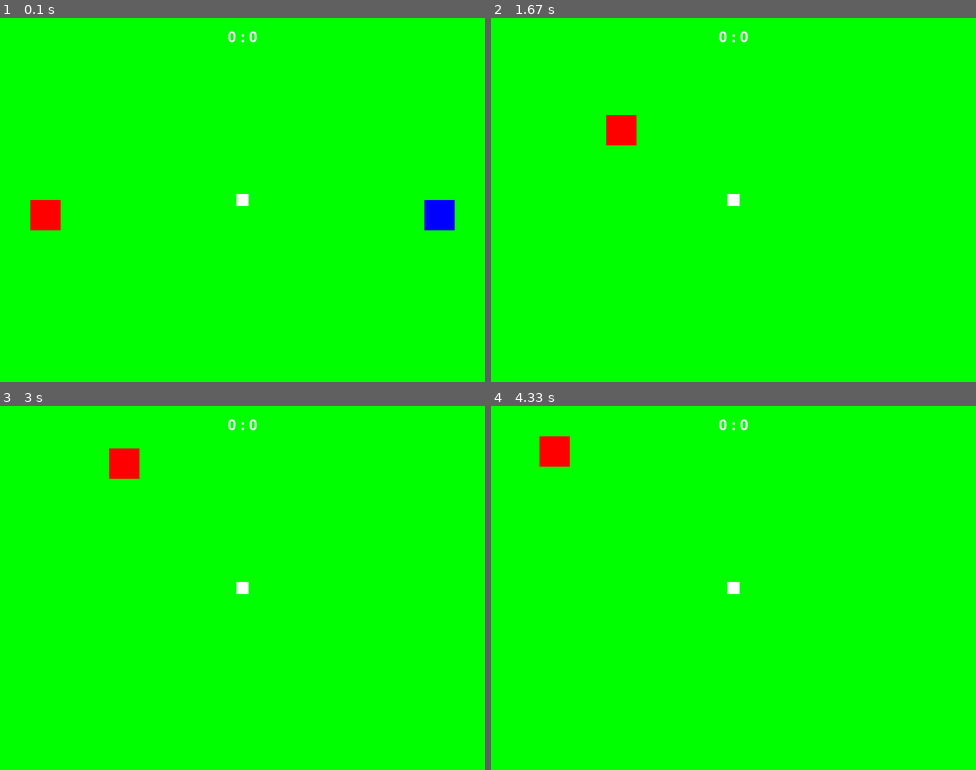
Above: before the commit, frames 1-4 (two rows, left to right).
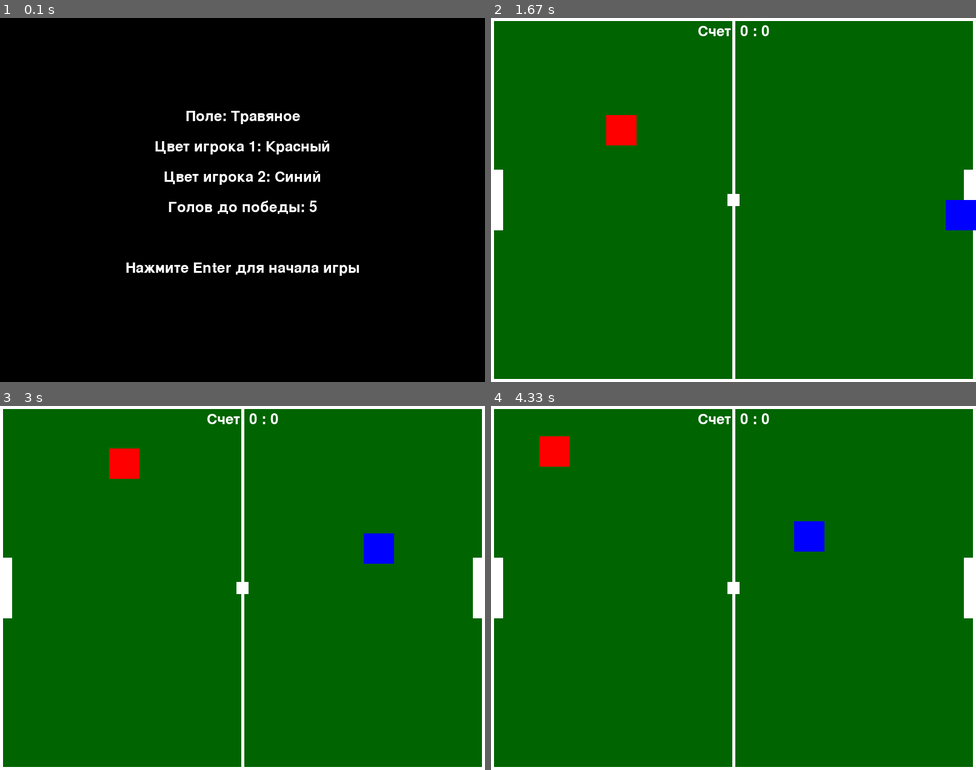
Above: after the commit, the same moments.

Repository: stepik0875/PyGameFootBall
Game: pygame game, started from main.py
The game is run twice, just before and just after one commit, with the same random seed, the same clock (stepped at 60 frames per second) and the same inputs.
Inputs:
- Up to frame 1 (0.1 s): no input
- Up to frame 2 (1.67 s): tap Enter at 0.33 s; hold W 0.67-1.13 s; hold Right 0.67-1.13 s; tap Space at 0.73, 1.03, 1.23, 1.53 s; hold Right 1.17-1.63 s; hold D 1.17-1.63 s
- Up to frame 3 (3 s): hold Up 1.67-1.97 s; hold W 1.67-1.97 s; tap Space at 1.73, 2.07, 2.37, 2.57, 2.87 s; hold Right 2-2.47 s; hold D 2-2.47 s; hold Left from 2.5 s (still down); hold A from 2.5 s (still down)
- Up to frame 4 (4.33 s): release Left at 3.03 s; release A at 3.03 s; hold Down 3.07-3.37 s; hold S 3.07-3.37 s; tap Space at 3.13, 3.47, 3.77, 3.9, 4.3 s; hold Left 3.4-3.8 s; hold A 3.4-3.8 s; hold Up 3.83-4.2 s; hold W 3.83-4.2 s; hold Right from 4.23 s (still down); hold D from 4.23 s (still down)

The runs differ from the first frame. In frame 1, 100% of the frame differs, in the area x 0-100%, y 0-100%; in frame 2, 99%; in frame 3, 99%; in frame 4, 99%.

Commit message:
Update main.py

Diff:
--- a/main.py
+++ b/main.py
@@ -1,25 +1,48 @@
 import pygame
 import random
+import math
+
 
 pygame.init()
+
 
 SCREEN_WIDTH = 800
 SCREEN_HEIGHT = 600
 FPS = 60
 
+
 WHITE = (255, 255, 255)
-GREEN = (0, 255, 0)
-RED = (255, 0, 0)
-BLUE = (0, 0, 255)
 BLACK = (0, 0, 0)
+
+
+player_colors = [
+    (255, 0, 0),
+    (0, 0, 255),
+    (255, 255, 0),
+    (255, 165, 0),
+    (128, 0, 128),
+    (0, 255, 255),
+    (255, 192, 203),
+]
+
+
+player_color_names = [
+    "Красный",
+    "Синий",
+    "Желтый",
+    "Оранжевый",
+    "Фиолетовый",
+    "Голубой",
+    "Розовый"
+]
+
+
+fields = ['Травяное', 'Грунтовое', 'Мини-футбольное']
+
 
 ball_speed = 5
 player_speed = 5
 
-fields = ['Травяное', 'Грунтовое', 'Мини-футбольное']
-field_type = fields[0]
-player1_color = RED
-player2_color = BLUE
 
 class Player(pygame.sprite.Sprite):
     def __init__(self, color, controls, x, y):
@@ -34,16 +57,26 @@
 
     def update(self):
         keys = pygame.key.get_pressed()
+
         if self.controls == 'player1':
-            if keys[pygame.K_w]: self.rect.y -= self.speed
-            if keys[pygame.K_s]: self.rect.y += self.speed
-            if keys[pygame.K_a]: self.rect.x -= self.speed
-            if keys[pygame.K_d]: self.rect.x += self.speed
+            if keys[pygame.K_w] and self.rect.top > 0:
+                self.rect.y -= self.speed
+            if keys[pygame.K_s] and self.rect.bottom < SCREEN_HEIGHT:
+                self.rect.y += self.speed
+            if keys[pygame.K_a] and self.rect.left > 0:
+                self.rect.x -= self.speed
+            if keys[pygame.K_d] and self.rect.right < SCREEN_WIDTH:
+                self.rect.x += self.speed
         elif self.controls == 'player2':
-            if keys[pygame.K_UP]: self.rect.y -= self.speed
-            if keys[pygame.K_DOWN]: self.rect.y += self.speed
-            if keys[pygame.K_LEFT]: self.rect.x -= self.speed
-            if keys[pygame.K_RIGHT]: self.rect.x += self.speed
+            if keys[pygame.K_UP] and self.rect.top > 0:
+                self.rect.y -= self.speed
+            if keys[pygame.K_DOWN] and self.rect.bottom < SCREEN_HEIGHT:
+                self.rect.y += self.speed
+            if keys[pygame.K_LEFT] and self.rect.left > 0:
+                self.rect.x -= self.speed
+            if keys[pygame.K_RIGHT] and self.rect.right < SCREEN_WIDTH:
+                self.rect.x += self.speed
+
 
 class Ball(pygame.sprite.Sprite):
     def __init__(self):
@@ -54,6 +87,7 @@
         self.rect.center = (SCREEN_WIDTH // 2, SCREEN_HEIGHT // 2)
         self.speed_x = 0
         self.speed_y = 0
+        self.angle = 0
 
     def update(self):
         self.rect.x += self.speed_x
@@ -65,13 +99,154 @@
         if self.rect.left <= 0 or self.rect.right >= SCREEN_WIDTH:
             self.speed_x = -self.speed_x
 
-def game_loop():
+    def bounce(self, player):
+
+        if self.rect.colliderect(player.rect):
+            ball_center = self.rect.center
+            player_center = player.rect.center
+
+            angle = math.atan2(
+                ball_center[1] - player_center[1], ball_center[0] - player_center[0])
+            self.angle = angle
+
+            self.speed_x = ball_speed * math.cos(self.angle)
+            self.speed_y = ball_speed * math.sin(self.angle)
+
+            speed_multiplier = 1.2
+            self.speed_x *= speed_multiplier
+            self.speed_y *= speed_multiplier
+
+
+def main_menu():
+    font = pygame.font.Font(None, 36)
+
+    menu_screen = pygame.display.set_mode((SCREEN_WIDTH, SCREEN_HEIGHT))
+    pygame.display.set_caption("Выберите параметры игры")
+
+    selected_field = 0
+    selected_color1 = player_colors[0]
+    selected_color2 = player_colors[1]
+    selected_color1_name = player_color_names[0]
+    selected_color2_name = player_color_names[1]
+    selected_goals = 5
+
+    running = True
+    while running:
+        menu_screen.fill(BLACK)
+
+        for event in pygame.event.get():
+            if event.type == pygame.QUIT:
+                running = False
+            elif event.type == pygame.KEYDOWN:
+                if event.key == pygame.K_UP:
+                    selected_field = (selected_field - 1) % len(fields)
+                elif event.key == pygame.K_DOWN:
+                    selected_field = (selected_field + 1) % len(fields)
+                elif event.key == pygame.K_RIGHT:
+
+
+                    selected_color1_index = player_color_names.index(
+                        selected_color1_name)
+                    selected_color1_index = (
+                        selected_color1_index + 1) % len(player_color_names)
+                    selected_color1_name = player_color_names[selected_color1_index]
+                    selected_color1 = player_colors[selected_color1_index]
+                elif event.key == pygame.K_LEFT:
+
+                    selected_color1_index = player_color_names.index(
+                        selected_color1_name)
+                    selected_color1_index = (
+                        selected_color1_index - 1) % len(player_color_names)
+                    selected_color1_name = player_color_names[selected_color1_index]
+                    selected_color1 = player_colors[selected_color1_index]
+                elif event.key == pygame.K_SPACE:
+
+                    selected_color2_index = player_color_names.index(
+                        selected_color2_name)
+                    selected_color2_index = (
+                        selected_color2_index + 1) % len(player_color_names)
+                    selected_color2_name = player_color_names[selected_color2_index]
+                    selected_color2 = player_colors[selected_color2_index]
+
+            if event.type == pygame.MOUSEBUTTONDOWN:
+                if event.button == 1:
+                    selected_goals += 1
+                    if selected_goals > 10:
+                        selected_goals = 1
+
+        field_text = font.render(
+            f"Поле: {fields[selected_field]}", True, WHITE)
+        color_text1 = font.render(
+            f"Цвет игрока 1: {selected_color1_name}", True, WHITE)
+        color_text2 = font.render(
+            f"Цвет игрока 2: {selected_color2_name}", True, WHITE)
+        goals_text = font.render(
+            f"Голов до победы: {selected_goals}", True, WHITE)
+        start_text = font.render("Нажмите Enter для начала игры", True, WHITE)
+
+        menu_screen.blit(field_text, (SCREEN_WIDTH // 2 -
+                         field_text.get_width() // 2, 150))
+        menu_screen.blit(color_text1, (SCREEN_WIDTH // 2 -
+                         color_text1.get_width() // 2, 200))
+        menu_screen.blit(color_text2, (SCREEN_WIDTH // 2 -
+                         color_text2.get_width() // 2, 250))
+        menu_screen.blit(goals_text, (SCREEN_WIDTH // 2 -
+                         goals_text.get_width() // 2, 300))
+        menu_screen.blit(start_text, (SCREEN_WIDTH // 2 -
+                         start_text.get_width() // 2, 400))
+
+        pygame.display.flip()
+
+        keys = pygame.key.get_pressed()
+        if keys[pygame.K_RETURN]:
+            return fields[selected_field], selected_color1, selected_color2, selected_goals
+
+    pygame.quit()
+
+
+def game_over_menu(score1, score2):
+    font = pygame.font.Font(None, 36)
+
+    menu_screen = pygame.display.set_mode((SCREEN_WIDTH, SCREEN_HEIGHT))
+    pygame.display.set_caption("Конец игры")
+
+    result_text = f"Игра завершена! Счет: {score1} : {score2}"
+    restart_text = "Нажмите Enter для перезапуска"
+
+    running = True
+    while running:
+        menu_screen.fill(BLACK)
+
+        for event in pygame.event.get():
+            if event.type == pygame.QUIT:
+                running = False
+            elif event.type == pygame.KEYDOWN:
+                if event.key == pygame.K_RETURN:
+                    return True
+
+        result_render = font.render(result_text, True, WHITE)
+        restart_render = font.render(restart_text, True, WHITE)
+
+        menu_screen.blit(result_render, (SCREEN_WIDTH // 2 -
+                         result_render.get_width() // 2, SCREEN_HEIGHT // 3))
+        menu_screen.blit(restart_render, (SCREEN_WIDTH // 2 -
+                         restart_render.get_width() // 2, SCREEN_HEIGHT // 2))
+
+        pygame.display.flip()
+
+    pygame.quit()
+
+
+def game_loop(field_type, player1_color, player2_color, max_goals):
+
     screen = pygame.display.set_mode((SCREEN_WIDTH, SCREEN_HEIGHT))
     pygame.display.set_caption("2D Футбол")
 
+
     all_sprites = pygame.sprite.Group()
     player1 = Player(player1_color, 'player1', 50, SCREEN_HEIGHT // 2)
-    player2 = Player(player2_color, 'player2', SCREEN_WIDTH - 100, SCREEN_HEIGHT // 2)
+    player2 = Player(player2_color, 'player2',
+                     SCREEN_WIDTH - 100, SCREEN_HEIGHT // 2)
     ball = Ball()
 
     all_sprites.add(player1, player2, ball)
@@ -88,15 +263,8 @@
 
         all_sprites.update()
 
-        if pygame.sprite.collide_rect(player1, ball):
-            if ball.speed_x == 0 and ball.speed_y == 0:
-                ball.speed_x = random.choice([-ball_speed, ball_speed])
-                ball.speed_y = random.choice([-ball_speed, ball_speed])
-
-        if pygame.sprite.collide_rect(player2, ball):
-            if ball.speed_x == 0 and ball.speed_y == 0:
-                ball.speed_x = random.choice([-ball_speed, ball_speed])
-                ball.speed_y = random.choice([-ball_speed, ball_speed])
+        ball.bounce(player1)
+        ball.bounce(player2)
 
         if ball.rect.left <= 0:
             score2 += 1
@@ -109,17 +277,39 @@
             ball.speed_x = 0
             ball.speed_y = 0
 
-        screen.fill(GREEN)
+        if score1 >= max_goals or score2 >= max_goals:
+            running = False
+
+        screen.fill((0, 100, 0))
+
+        pygame.draw.rect(screen, WHITE, (0, 0, SCREEN_WIDTH, SCREEN_HEIGHT), 5)
+
+        pygame.draw.line(screen, WHITE, (SCREEN_WIDTH // 2, 0),
+                         (SCREEN_WIDTH // 2, SCREEN_HEIGHT), 5)
+
+        goal_width = 100
+        goal_depth = 20
+        pygame.draw.rect(screen, WHITE, (0, SCREEN_HEIGHT //
+                         2 - goal_width // 2, goal_depth, goal_width))
+        pygame.draw.rect(screen, WHITE, (SCREEN_WIDTH - goal_depth,
+                         SCREEN_HEIGHT // 2 - goal_width // 2, goal_depth, goal_width))
+
         all_sprites.draw(screen)
 
         font = pygame.font.Font(None, 36)
-        score_text = font.render(f"{score1} : {score2}", True, WHITE)
-        screen.blit(score_text, (SCREEN_WIDTH // 2 - score_text.get_width() // 2, 20))
+        score_text = font.render(f"Счет: {score1} : {score2}", True, WHITE)
+        screen.blit(score_text, (SCREEN_WIDTH // 2 -
+                    score_text.get_width() // 2, 10))
 
         pygame.display.flip()
+
         clock.tick(FPS)
 
+    if game_over_menu(score1, score2):
+        game_loop(field_type, player1_color, player2_color, max_goals)
+
     pygame.quit()
 
-if __name__ == "__main__":
-    game_loop()
+
+field, color1, color2, goals = main_menu()
+game_loop(field, color1, color2, goals)
